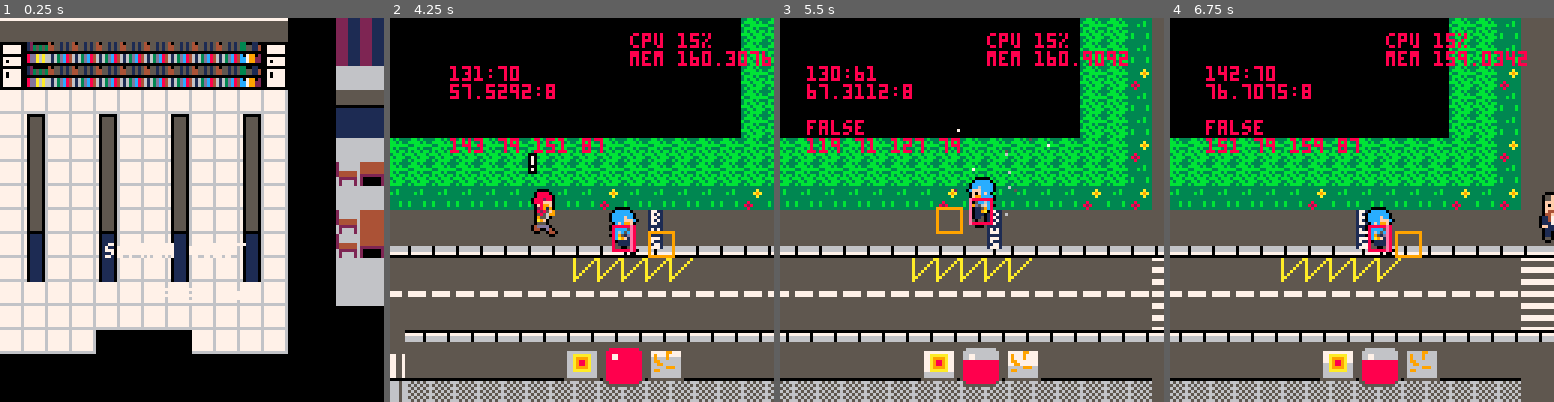
Above: before the commit, frames 1-4 (left to right).
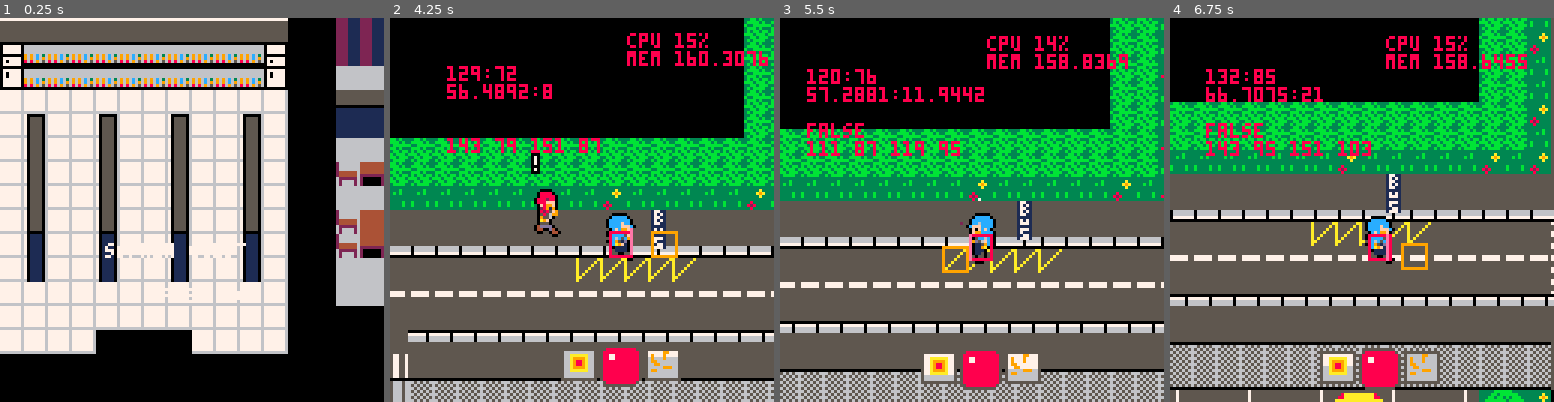
Above: after the commit, the same moments.

Repository: JasonHaenlin/pico-8-sophiaquest
Game: PICO-8 cartridge sophiaquest.p8
Same seed, same stepped clock (60 frames per second), same inputs: the game is played once before the commit and once after it.
Inputs:
- Up to frame 1 (0.25 s): no input
- Up to frame 2 (4.25 s): tap X (X key) at 0.33, 1.07, 1.85, 2.97, 4.08 s; tap O (Z key) at 0.7, 1.7, 2.1, 2.5, 2.9, 3.3, 3.7, 4.1 s; hold Right 1.6-2.1 s; hold Up 2.15-2.42 s; hold Right 2.47-3.03 s; hold Left 3.08-3.58 s; hold Down 3.63-3.97 s; hold Right from 4.02 s (still down)
- Up to frame 3 (5.5 s): tap O (Z key) at 4.5, 4.9, 5.3 s; release Right at 4.68 s; hold Up 4.73-5.03 s; hold Left from 5.08 s (still down); tap X (X key) at 5.2 s
- Up to frame 4 (6.75 s): release Left at 5.68 s; tap O (Z key) at 5.7, 6.1, 6.5 s; hold Down 5.73-6.03 s; hold Right 6.08-6.58 s; tap X (X key) at 6.32 s; hold Right from 6.63 s (still down)

The runs differ from the first frame. In frame 1, 6.5% of the frame differs, in the area x 6-69%, y 6-18%; in frame 2, 21%; in frame 3, 41%; in frame 4, 53%, in the area x 0-100%, y 0-100%.

Commit message:
Changed bookshelves design, aisle design and wall design. Put omre space between walls.

Diff:
--- a/sophiaquest.p8
+++ b/sophiaquest.p8
@@ -1475,30 +1475,30 @@
 
 
 __gff__
-000000000000000000000000000000000000000000000000000000000000000000000000000000000000000000000000000000808000000002a000000000000000000000000080008000000000000000000000000000000080000000000000000000000000000080800000000000000005050505000000000000000000000000
+800080808000008080808080808000008000008080000080808080808000000080008080800000808080000080000000800080808000000082a000000080800000000080808080808000000000000000008000808080008080000000000000000000000080808080800000000000000085850505000000808080808000000000
 0000008080800000000000000000000500000080808000000000000000000000000000808080000000000000000000000000008080800000000000000000000000000000000000000000000000000000000000000000000000000000000000000000000000000000000000000000000000000000000000000000000000000000
 __map__
-000000000000000000000000000000000000000000000000000000000000000000000000000000000000000000000000000000000000000000000000000000000000000000000000000000000000000000171818070808080808080808080918181900000000002525252525002c2c2c2c2c2c2c007979790079797979797979
-00000000000000000000000000000000000000000002022112521215125012212107080808080808080808090000000002020207080808080808080808080808080809121252121512500200000000000027282817181818181818181818192828290000000000301212127a003e3e3e3e3e3e3e004646460046464646464646
+000000000000000000000000000000000000000000000000000000000000000000000000000000000000000000000000000000000000000000000000000000000000000000000000000000000000000000171818070808080808080808080918181900000000002525252525003e3e3e3e3e3e3e007979790079797b7b797979
+00000000000000000000000000000000000000000002022112521215125012212107080808080808080808090000000002020207080808080808080808080808080809121252121512500200000000000027282817181818181818181818192828290000000000301212127a003d3d3d3d3d3d3d004646460046467b7b464646
 0000000000000000000000000000000000000000000202211252121512501221211718181818181818181819000000002324021718181818181818181818181818181912125212151250020000000000000a0d0d27282828282828282828290d0d1c0202000000575757577b005657755657757c007c7c7c7c7c7c7c7c7c1230
 0000000000000000000000000000000000000000000202311252121512501202212728282828282828282829000000003334021718181818181818181818181818181912125212151250020000000000001a1b1b1d0d0d1e0d0d0d1e0d0d1f1b1b1c02020000003c3c3c3c3c7c7c7c7c7c7c7c7c7c7c7c7c007c7c7c7c7c1212
-0000000000000000000000000000000000000000000202211252121512501202211d1e1e1e1e0d1e1e1e1e1f000000002324021718181818181818181818181818181912125212151250020000000000001a1b1b2d1e1e1e1e1e1e1e1e1e2f1b431c02020000003c3c3c3c3c007c7c7c7c7c7c7c007c7c7c0043003d797c793e
-0000000000000000000000000000000000000000000202211252121512501202212d1e04041e0d1e04041e2f000000003334022728282828282828282828282828282912125212151250020000000202021a1b1b2d1e04041e1e1e04041e2f1b531c02020202003c3c3c3c3c0079474779797979007c7c7c0053003d467c463e
-0002020202020202020202020202020202020202020202311252121512501223242d1e14141e1e1e14141e2f000000002324020a666666660b666666660b666666660c12125212151250020000002121212121212d1e14141e1e1e14141e2f12121221212121007777797979794643434677777700477c7c007c003d67676767
-0002020202020202020202020202020202020202020202211252121512501233343131121231313112123131000000003334021a1b04041b1b1b04041b1b1b04041b1c1212521215125002000000121212121212121212121212121212121212121203121212007777464646467c53537c7777770038757c007c006767674767
+0000000000000000000000000000000000000000000202211252121512501202211d1e1e1e1e0d1e1e1e1e1f000000002324021718181818181818181818181818181912125212151250020000000000001a1b1b2d1e1e1e1e1e1e1e1e1e2f1b431c02020000003c3c3c3c3c007c7c7c7c7c7c7c007c7c7c0043003e797c793e
+0000000000000000000000000000000000000000000202211252121512501202212d1e04041e0d1e04041e2f000000003334022728282828282828282828282828282912125212151250020000000202021a1b1b2d1e04041e1e1e04041e2f1b531c02020202003c3c3c3c3c0079474779797979007c7c7c0053003d467c463d
+0002020202020202020202020202020202020202020202311252121512501223242d1e14141e1e1e14141e2f000000002324020a666666660b666666660b666666660c12125212151250020000002121212121212d1e14141e1e1e14141e2f12121221212121003e3e79797979464343463e3e3e00477c7c007c003d67676767
+0002020202020202020202020202020202020202020202211252121512501233343131121231313112123131000000003334021a1b04041b1b1b04041b1b1b04041b1c1212521215125002000000121212121212121212121212121212121212121203121212003d3d464646467c53537c3d3d3d0038757c007c006767674767
 0021212121212121212121212121213121212121213121311252121512501202020202121202020212120202000000000202021a1b14141b1b1b14141b1b1b14141b1c1212521215125002000000616161616161616161616161616161616161616113616161007c7c7c7c7c7c7c7c7c7c7c7c7c00477c7c007c006767674775
-00121212121212121212121212121212120312121212121212520505055012121212121212121212121212120000000012121212121212303030121230303012121212121252121512500200000012121212121212121212121212121212121206060606061200567c477c7c7c7c7c7c7c7c7c7c00477c7c007c006757575767
+00121212121212121212121212121212120312121212121212520505055012121212121212121212121212120000000012121212121212303030121230303012121212121252121512500200000012121212121212121212121212121212121206060606061200567c477c7c7c7c7c7c7c7c7c7c00387c7c007c006757575767
 00616161616161616161616161616161611361616161616161620505056061616161616161616161616161610000000012121212121212121212121212121212121212031252121512500200000011111111111111111111111111111111111111111111111100567c577c7c7c7c7c7c7c7c7c7c0047757c007c006767676767
 00121212121212121212121212120606060606121212121201011212120101121212121212121212121212120000000061616161616161616161616161616161616161136162121512500200000012121212121212121212121212121212121212121212121200797979797c7c7c7c7c7c7c7c7c0038757c007c797979797979
 00111111111111111111111111111111111111111111111101011212120101111111111111111111111111110000000012121212121212121212010112121212060606060612121512500200000041414141414141414141414141414141414141414141414100463846467c7c7c7c007c7c7c7c00477c7c007c464646464646
-001212121212121212121212121212121212121212121212010112121201011212121212121212121212121200000000111111111111111111110101111111111111111111111112125002000000232423242324232423242324232423242324232423242324007757577c7c7c7c7c007c7c7c7c00477c7c007c7c7c7c7c7c7c
-004141411215124141414141414141414141414141414141414141414141414141414141414141414141414100000000121212121212121212120101121212121212121212121212125002000000333433343334333433343334333433343334333433343334007c7c7c7c7c7c7c7c00387c7c7c00387c7c797979797979797c
-00121212050505121212121212121212121212121212121212121212121212121212121212121212121212120000000041414141414141414141414141414141411212121241414141070808080808080809210000000000000000000000000000000000000000797979797c7c7c7c0047757c7c00577c7c464646464646467c
-00101010222222101010101010101010101010101010101012121010101010101010101010101010101010100000000012121212121212121212121212121212121212121212020202171818181818181819210000000000000000000000000000000000000000464638467c7c7c7c00387c7c7c007c7c7c7c7c7c7c7c7c7c7c
-002020203232322020202020202020202020202020202020121220202020202020202020202020202020202000000000616161616161616161616161616161616112121212120221311718181818181818192100000000000000000000000000000000000000007c57577c7c7c7c7c0038757c7c00797979797979797979797c
-0002121212121212161212161212164445161212162324310e0f21212121212121212121212121212121210200000000741212161212164445164445161212161212121212022123242728282828282828292100000000000000000000000000000000000000007c7c7c7c7c7c7c7c0047757c7c00464646464646464646467c
-0002121212121212161212161212165455161212163334020e0f21310221212121212121212121212121210200000000741212161212165455165455161212161212121212022133341d0d0d0d0d0d0d0d1f210000000000000000000000000000000000000000797979797c7c7c7c00387c7c7c007c79797979797979797979
-0002070808080809161212161212166465161212162102210e0f21212121020202020202020202020202020200000000741212161212166465166465161212161212121212022131212d0d0d0d0d0d0d0d2f210000000000000000000000000000000000000000773846467c7c7c7c0047757c7c007c46464646464646464646
+001212121212121212121212121212121212121212121212010112121201011212121212121212121212121200000000111111111111111111110101111111111111111111111112125002000000232423242324232423242324232423242324232423242324003d57577c7c7c7c7c007c7c7c7c00477c7c7c7c7c7c7c7c7c7c
+004141411215124141414141414141414141414141414141414141414141414141414141414141414141414100000000121212121212121212120101121212121212121212121212125002000000333433343334333433343334333433343334333433343334007c7c7c7c7c7c7c7c00387c7c7c00577c7c7c7c7c7c7c7c7c7c
+00121212050505121212121212121212121212121212121212121212121212121212121212121212121212120000000041414141414141414141414141414141411212121241414141070808080808080809210000000000000000000000000000000000000000797979797c7c7c7c0047757c7c00797979797979797979797c
+00101010222222101010101010101010101010101010101012121010101010101010101010101010101010100000000012121212121212121212121212121212121212121212020202171818181818181819210000000000000000000000000000000000000000464638467c7c7c7c00387c7c7c00464646464646464646467c
+002020203232322020202020202020202020202020202020121220202020202020202020202020202020202000000000616161616161616161616161616161616112121212120221311718181818181818192100000000000000000000000000000000000000007c57577c7c7c7c7c0038757c7c007c7c7c7c7c7c7c7c7c7c7c
+0002121212121212161212161212164445161212162324310e0f21212121212121212121212121212121210200000000741212161212164445164445161212161212121212022123242728282828282828292100000000000000000000000000000000000000007c7c7c7c7c7c7c7c0047757c7c007c79797979797979797979
+0002121212121212161212161212165455161212163334020e0f21310221212121212121212121212121210200000000741212161212165455165455161212161212121212022133341d0d0d0d0d0d0d0d1f210000000000000000000000000000000000000000797979797c7c7c7c00387c7c7c007c46464646464646464646
+0002070808080809161212161212166465161212162102210e0f21212121020202020202020202020202020200000000741212161212166465166465161212161212121212022131212d0d0d0d0d0d0d0d2f2100000000000000000000000000000000000000003d3846467c7c7c7c0047757c7c007c7c7c7c7c7c7c7c7c7c7c
 000217181818181912121212121212121212121212121212121221212121020202020202020202020000000000000000741212121212121212121212121212121212121212022324212d1e1e1e1e1e1e1e2f2100000000000000000000000000000000000000007c57577c7c7c7c7c00387c7c7c79797979797979797979791b
 000227282828282912120708080808080808080808091212121207080808080808080808080902020000000000000000741212121212121212121212121212121212121212023334212d1e04041e04041e2f2100000000000000000000000000000000000000007c7c7c7c7c7c7c7c0047757c7c46464646464646464646461b
 00020a666666660c12121718181818181818181818191212121217181818181818181818181902020000000000000000741212352525362525362525362525362525261212022121022d1e14141e14141e2f0200000000000000000000000000000000000000007c7c7c7c00007c7c00577c7c7c7c7c7c7c7c7c7c7c1b1b1b1b
Not shown, changed: 43 lines of the sprite sheet (__gfx__) section of sophiaquest.p8
